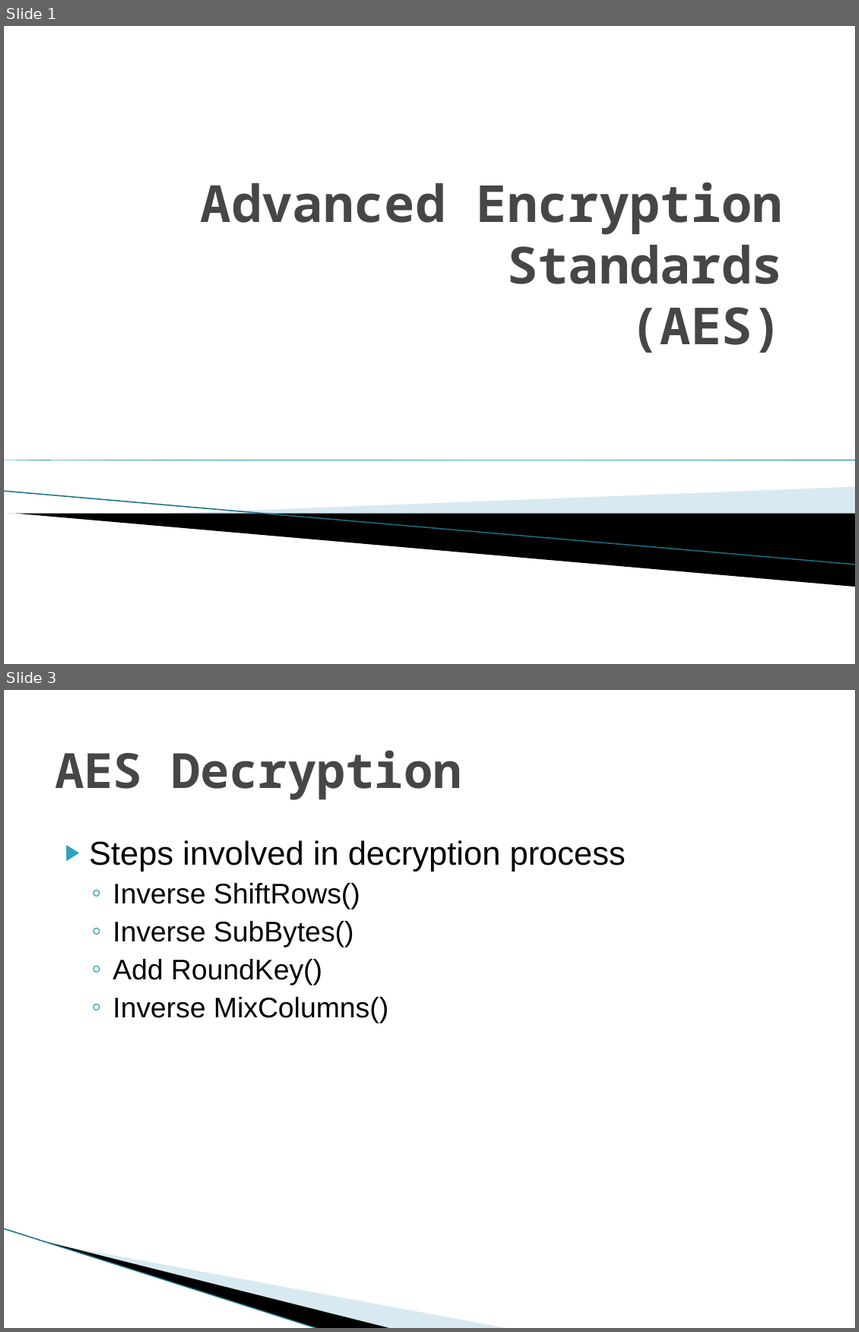
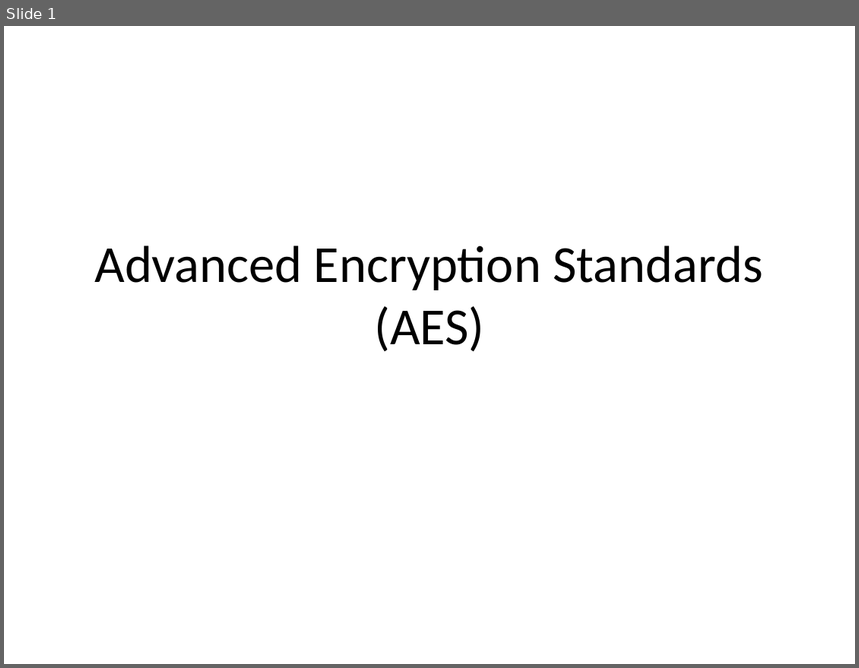
Before and after one commit to suryavalluri1/encryption_engineering, a slide deck: LabAssignemnts/AES_Project/Advanced Encryption Standards.pptx. Shown one above the other, each under a label of ours: slides 1 and 3 before the commit, slide 1 after it; the slides between them are not shown. The pictures are 859x1332 and 859x668 pixels, drawn with LibreOffice and Linux fonts; fonts in the diff are those of the drawing; background and template pictures are left out. Boxes give left, top, right and bottom in pixels: in the first picture for what was removed or moved away, otherwise in the second. Text is boxed around its words. In the diff, an @@ line names an element or a change of style, - is before the commit and + after.

```diff
--- a/LabAssignemnts/AES_Project/Advanced Encryption Standards.pptx
+++ b/LabAssignemnts/AES_Project/Advanced Encryption Standards.pptx
@@ slide 3 removed at (x1=4, y1=690, x2=855, y2=1328), background #FFFFFF @@
@@ title removed at (x1=55, y1=750, x2=462, y2=800) @@
-AES Decryption
@@ text removed at (x1=89, y1=840, x2=626, y2=1023) @@
-▶ Steps involved in decryption process
-  ◦ Inverse ShiftRows()
-  ◦ Inverse SubBytes()
-  ◦ Add RoundKey()
-  ◦ Inverse MixColumns()
@@ line removed from (4, 1229) to (320, 1328) @@
@@ freeform shape removed at (x1=49, y1=1243, x2=393, y2=1328) @@
@@ freeform shape removed at (x1=51, y1=1243, x2=510, y2=1328) @@
@@ slide 1 changed as well @@
@@ title "Advanced Encryption Standards (AES)" moved from (x1=201, y1=183, x2=783, y2=353) to (x1=94, y1=246, x2=763, y2=352) @@
@@ title "Advanced Encryption Standards (AES)" at (x1=94, y1=246, x2=763, y2=352): size 43.2 to 44 pt, font Noto Sans Mono to Calibri, text colour #464646 to #000000, bold off; alignment right to centre; vertical alignment bottom to middle @@
@@ right triangle removed at (x1=4, y1=460, x2=855, y2=460) @@
@@ line removed from (4, 492) to (855, 565) @@
@@ freeform shape removed at (x1=161, y1=487, x2=855, y2=532) @@
@@ freeform shape removed at (x1=7, y1=514, x2=855, y2=587) @@
```
Also in this commit, not shown: 1 other slide changed, 2 slides added, 2 other files.
